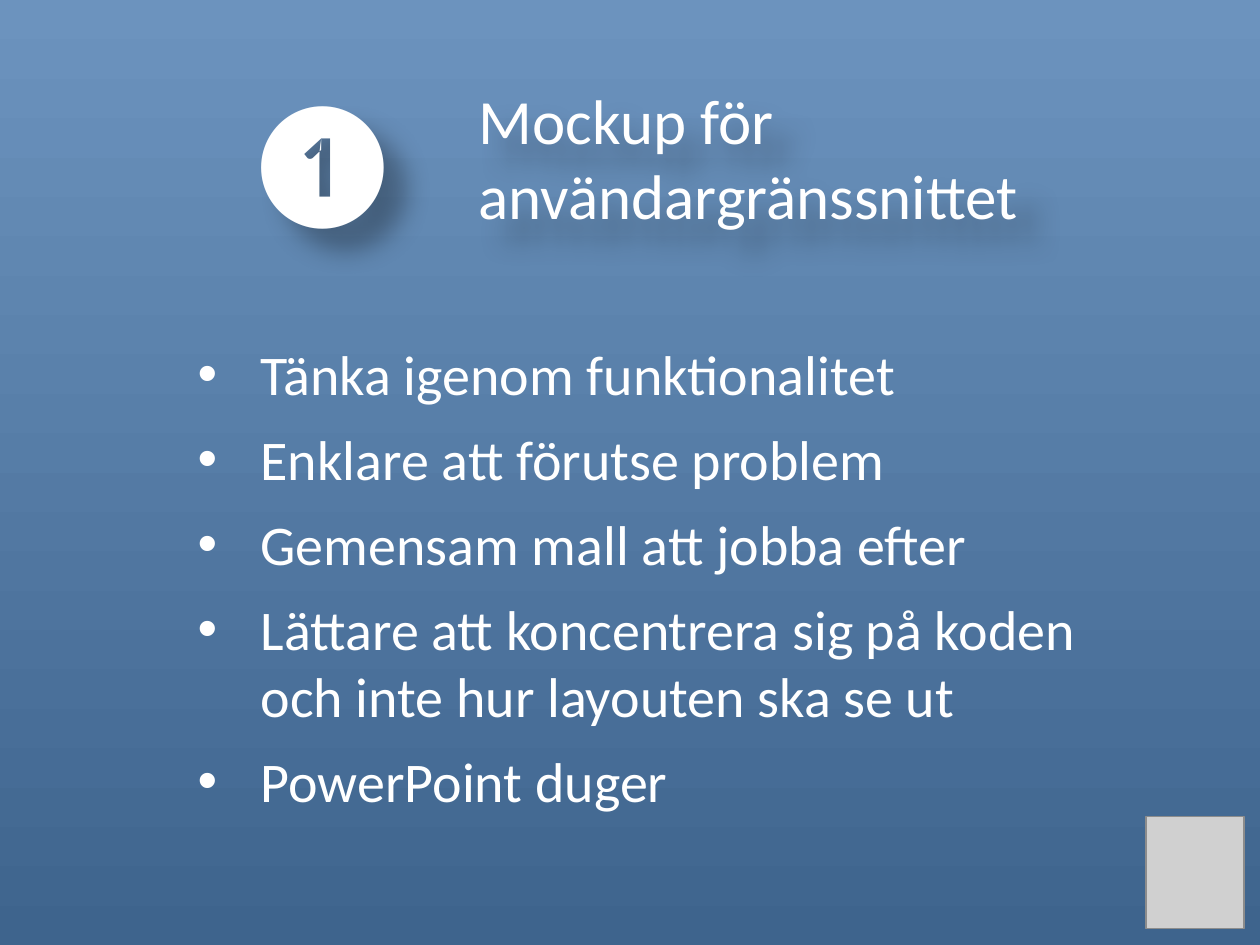
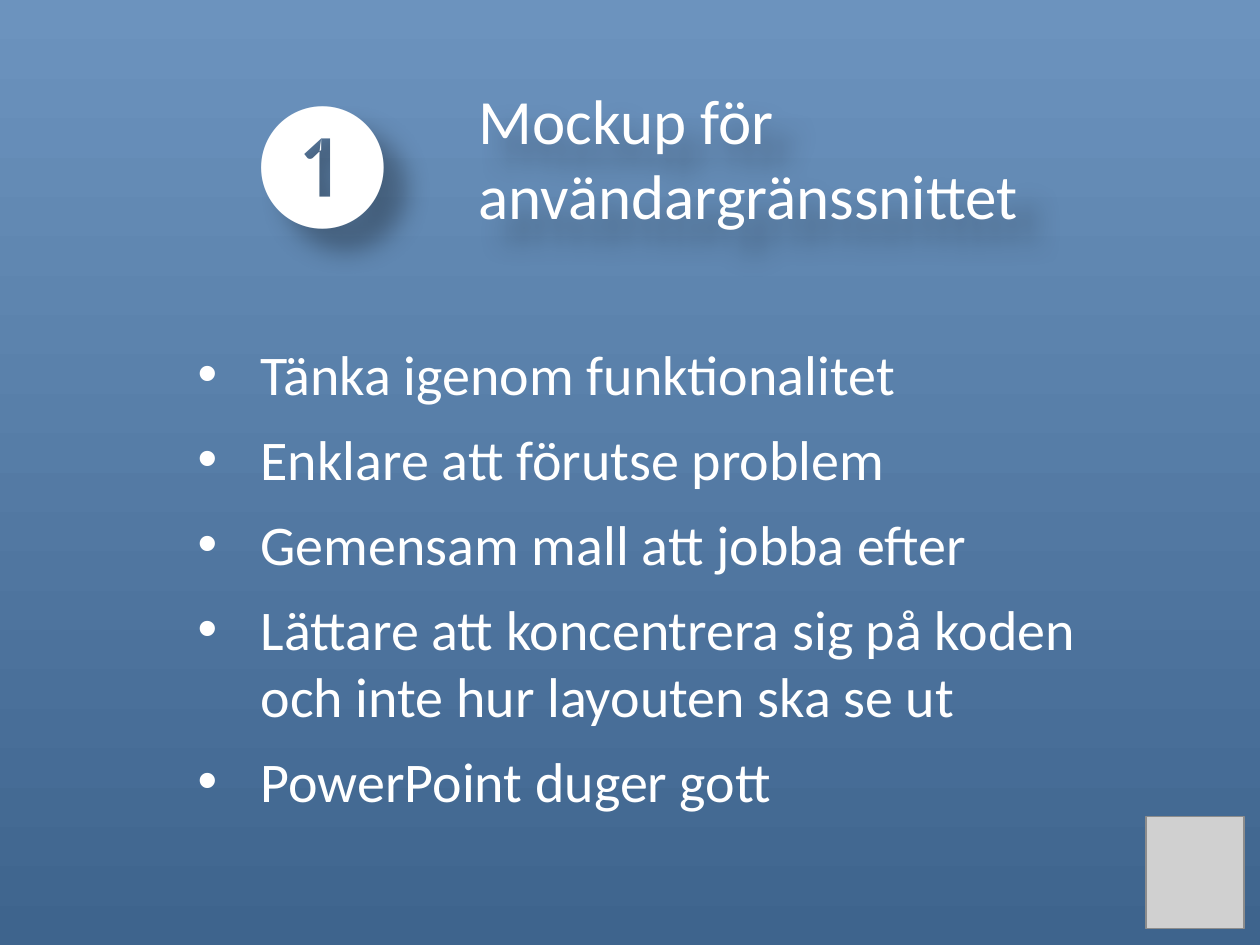
Before and after one commit to sc-elev/yalms, a slide deck: slide 2 of doc/Presentation_yalms.pptx. Drawn at 1260x945 pixels with LibreOffice and Linux fonts; fonts in the diff are those of the drawing; grey boxes stand for pictures. Boxes give left, top, right and bottom in pixels: in the first picture for what was removed or moved away, otherwise in the second. Text is boxed around its words. In the diff, an @@ line names an element or a change of style, - is before the commit and + after.

Commit message:
Doc: PowerPoint presentation update

```diff
--- a/doc/Presentation_yalms.pptx
+++ b/doc/Presentation_yalms.pptx
@@ subtitle at (x1=261, y1=763, x2=771, y2=812): text changed @@
-• PowerPoint duger
+• PowerPoint duger gott
```
Also in this commit, not shown: 4 other slides changed.
